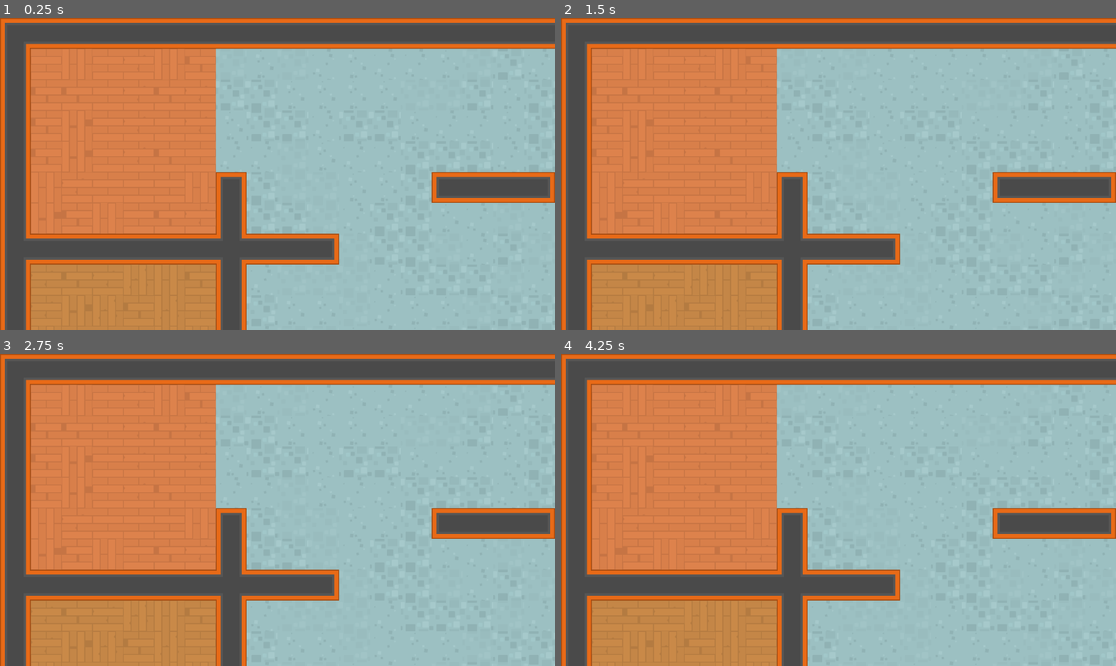
Above: before the commit, frames 1-4 (two rows, left to right).
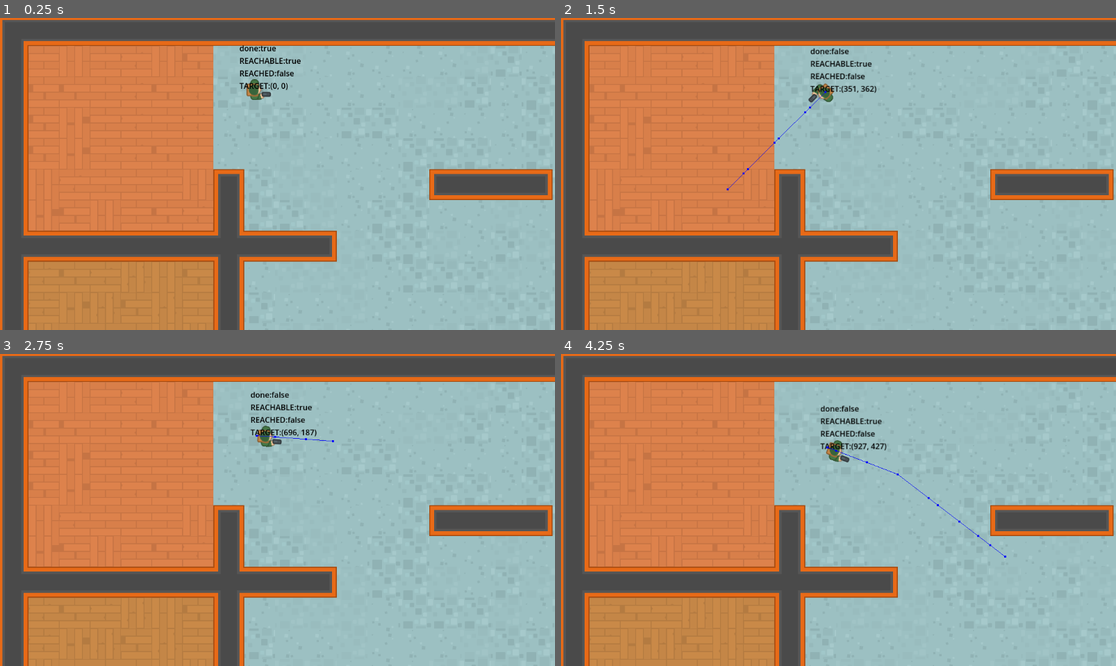
Above: after the commit, the same moments.

Repository: jaerrib/learning-godot
Game: Godot game, scene res://scenes/level_map/level_map.tscn
Same seed, same stepped clock (60 frames per second), same inputs: the game is played once before the commit and once after it. Before the commit the project has no main scene; this scene is started directly in both runs.
Inputs (mouse positions are in pixels of both pictures, inside the frame that each line leads up to):
- Up to frame 1 (0.25 s): no input
- Up to frame 2 (1.5 s): tap Enter at 0.5 s; move the mouse to (960, 158) at 0.52 s; click (960, 158) at 0.6 s; move the mouse to (727, 189) at 1.27 s; click (727, 189) at 1.35 s
- Up to frame 3 (2.75 s): move the mouse to (333, 441) at 2.02 s; click (333, 441) at 2.1 s
- Up to frame 4 (4.25 s): move the mouse to (810, 572) at 2.77 s; click (810, 572) at 2.85 s; move the mouse to (1005, 556) at 3.52 s; click (1005, 556) at 3.6 s

The runs differ from the first frame. In frame 1, 11% of the frame differs, in the area x 0-100%, y 0-100%; in frame 2, 11%; in frame 3, 11%; in frame 4, 11%.

Commit message:
Add basic navigation

Diff:
--- a/do-not-mind-me/project.godot
+++ b/do-not-mind-me/project.godot
@@ -11,5 +11,14 @@
 [application]
 
 config/name="Do Not Mind Me"
+run/main_scene="res://scenes/level_map/level_map.tscn"
 config/features=PackedStringArray("4.3", "Forward Plus")
 config/icon="res://icon.svg"
+
+[input]
+
+set_target={
+"deadzone": 0.5,
+"events": [Object(InputEventMouseButton,"resource_local_to_scene":false,"resource_name":"","device":-1,"window_id":0,"alt_pressed":false,"shift_pressed":false,"ctrl_pressed":false,"meta_pressed":false,"button_mask":1,"position":Vector2(302, 11),"global_position":Vector2(309, 47),"factor":1.0,"button_index":1,"canceled":false,"pressed":true,"double_click":false,"script":null)
+]
+}
--- a/do-not-mind-me/scenes/level_map/level_map.tscn
+++ b/do-not-mind-me/scenes/level_map/level_map.tscn
@@ -1,6 +1,7 @@
-[gd_scene load_steps=2 format=4 uid="uid://b6wljl4udj14q"]
+[gd_scene load_steps=3 format=4 uid="uid://b6wljl4udj14q"]
 
 [ext_resource type="TileSet" uid="uid://b4ncdfga73j61" path="res://assets/level_tiles.tres" id="1_m01eo"]
+[ext_resource type="PackedScene" uid="uid://bj50cttlvduna" path="res://scenes/npc/npc.tscn" id="2_ctuue"]
 
 [node name="LevelMap" type="Node2D"]
 
@@ -22,3 +23,9 @@
 [node name="Floors" type="TileMapLayer" parent="Tiles"]
 tile_map_data = PackedByteArray("AAABAAEAAQADAAIAAAABAAIAAQABAAMAAAABAAMAAQABAAMAAAABAAQAAQABAAMAAAABAAUAAQAAAAMAAAABAA …(6672 unchanged characters)…
 tile_set = ExtResource("1_m01eo")
+
+[node name="NPC" parent="." instance=ExtResource("2_ctuue")]
+position = Vector2(532, 155)
+
+[node name="Camera2D" type="Camera2D" parent="."]
+position = Vector2(581, 330)
--- /dev/null
+++ b/do-not-mind-me/scenes/npc/npc.gd
@@ -0,0 +1,36 @@
+extends CharacterBody2D
+
+
+const SPEED: float = 30.0
+
+
+@onready var sprite_2d: Sprite2D = $Sprite2D
+@onready var label: Label = $Label
+@onready var nav_agent: NavigationAgent2D = $NavAgent
+
+
+func _ready() -> void:
+	pass
+
+func _physics_process(delta: float) -> void:
+	if Input.is_action_just_released("set_target"):
+		nav_agent.target_position = get_global_mouse_position()
+	update_navigation()
+	set_label()
+
+
+func set_label() -> void:
+	var s: String = ""
+	s += "done:%s\n" % nav_agent.is_navigation_finished()
+	s += "REACHABLE:%s\n" % nav_agent.is_target_reachable()
+	s += "REACHED:%s\n" % nav_agent.is_target_reached()
+	s += "TARGET:%s" % nav_agent.target_position
+	label.text = s
+
+
+func update_navigation() -> void:
+	if nav_agent.is_navigation_finished() == false:
+		var next_path_position: Vector2 =  nav_agent.get_next_path_position()
+		sprite_2d.look_at(next_path_position)
+		velocity =  global_position.direction_to(next_path_position) * SPEED
+		move_and_slide()
--- /dev/null
+++ b/do-not-mind-me/scenes/npc/npc.tscn
@@ -0,0 +1,33 @@
+[gd_scene load_steps=4 format=3 uid="uid://bj50cttlvduna"]
+
+[ext_resource type="Script" path="res://scenes/npc/npc.gd" id="1_b1n4c"]
+[ext_resource type="Texture2D" uid="uid://cvxafjtfaqdv0" path="res://assets/images/soldier1_gun.png" id="1_jtvuo"]
+
+[sub_resource type="CapsuleShape2D" id="CapsuleShape2D_gdlh5"]
+radius = 13.0
+height = 42.0
+
+[node name="NPC" type="CharacterBody2D"]
+script = ExtResource("1_b1n4c")
+
+[node name="Sprite2D" type="Sprite2D" parent="."]
+texture = ExtResource("1_jtvuo")
+offset = Vector2(10, 0)
+
+[node name="CollisionShape2D" type="CollisionShape2D" parent="."]
+shape = SubResource("CapsuleShape2D_gdlh5")
+
+[node name="Label" type="Label" parent="."]
+offset_left = -30.0
+offset_top = -98.0
+offset_right = 66.0
+offset_bottom = -23.0
+theme_override_colors/font_color = Color(0, 0, 0, 1)
+text = "abc
+def
+ghi"
+
+[node name="NavAgent" type="NavigationAgent2D" parent="."]
+debug_enabled = true
+debug_use_custom = true
+debug_path_custom_color = Color(0, 0, 1, 1)
